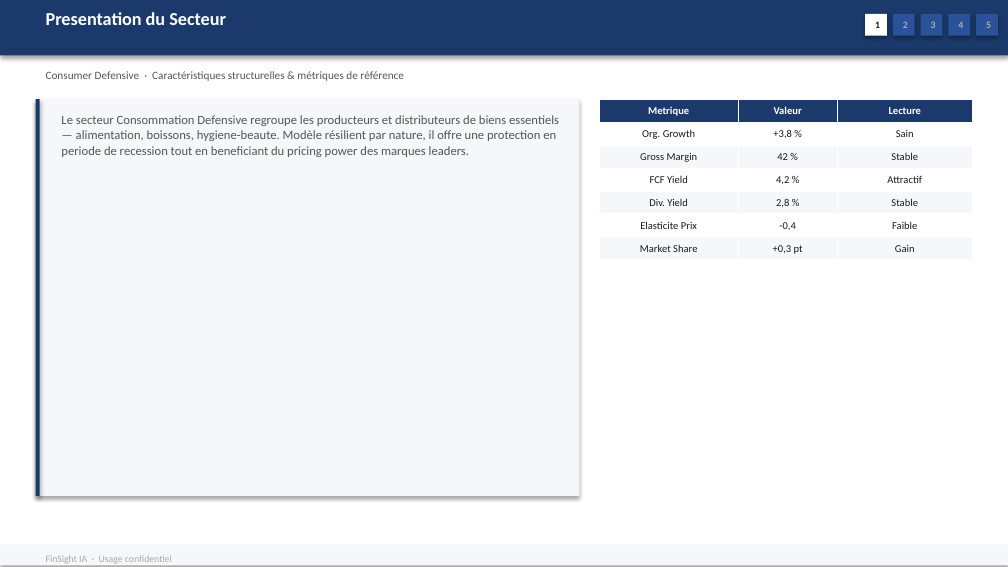
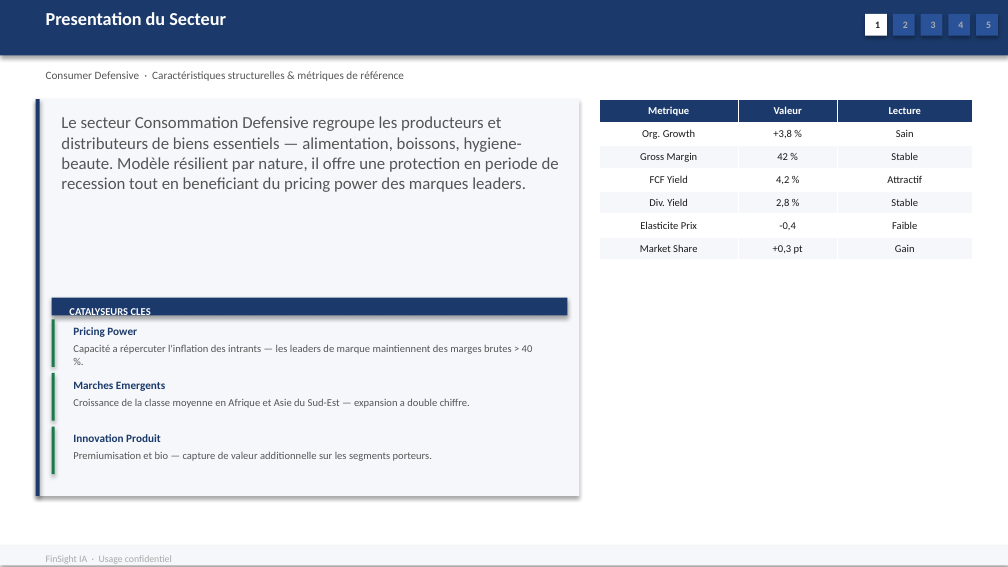
Before and after one commit to baptistejeh07-art/finsight-ia, a slide deck: slide 5 of preview/secteur_Consumer_Defensive_S&P_500/secteur_Consumer_Defensive_S&P_500.pptx. Drawn at 1008x567 pixels with LibreOffice and Linux fonts; fonts in the diff are those of the drawing. Boxes give left, top, right and bottom in pixels: in the first picture for what was removed or moved away, otherwise in the second. Text is boxed around its words. In the diff, an @@ line names an element or a change of style, - is before the commit and + after.

Commit message:
chore(preview): secteur_Consumer_Defensive_S&P_500 outputs regeneres

```diff
--- a/preview/secteur_Consumer_Defensive_S&P_500/secteur_Consumer_Defensive_S&P_500.pptx
+++ b/preview/secteur_Consumer_Defensive_S&P_500/secteur_Consumer_Defensive_S&P_500.pptx
@@ text "Le secteur Consommation Defensive regroupe ..." at (x1=61, y1=116, x2=559, y2=192): size 9 to 12 pt @@
@@ rectangle added at (x1=51, y1=297, x2=568, y2=316), fill #1B3A6B @@
@@ rectangle added at (x1=51, y1=320, x2=54, y2=367), fill #1A7A4A @@
@@ text added at (x1=69, y1=306, x2=151, y2=318), 7.5 pt, text #FFFFFF, bold @@
+CATALYSEURS CLES
@@ text added at (x1=73, y1=327, x2=137, y2=337), 8 pt, text #1B3A6B, bold @@
+Pricing Power
@@ text added at (x1=73, y1=344, x2=533, y2=354), 7.5 pt, text #555555 @@
+Capacité a répercuter l'inflation des intrants — les leaders de marque maintiennent des marges brutes > 40 %.
@@ rectangle added at (x1=51, y1=373, x2=54, y2=420), fill #1A7A4A @@
@@ text added at (x1=73, y1=381, x2=165, y2=391), 8 pt, text #1B3A6B, bold @@
+Marches Emergents
@@ text added at (x1=73, y1=398, x2=470, y2=408), 7.5 pt, text #555555 @@
+Croissance de la classe moyenne en Afrique et Asie du Sud-Est — expansion a double chiffre.
@@ rectangle added at (x1=51, y1=426, x2=54, y2=474), fill #1A7A4A @@
@@ text added at (x1=73, y1=434, x2=161, y2=442), 8 pt, text #1B3A6B, bold @@
+Innovation Produit
@@ text added at (x1=73, y1=452, x2=432, y2=461), 7.5 pt, text #555555 @@
+Premiumisation et bio — capture de valeur additionnelle sur les segments porteurs.
```
Also in this commit, not shown: 1 other slide changed, 1 other file.
